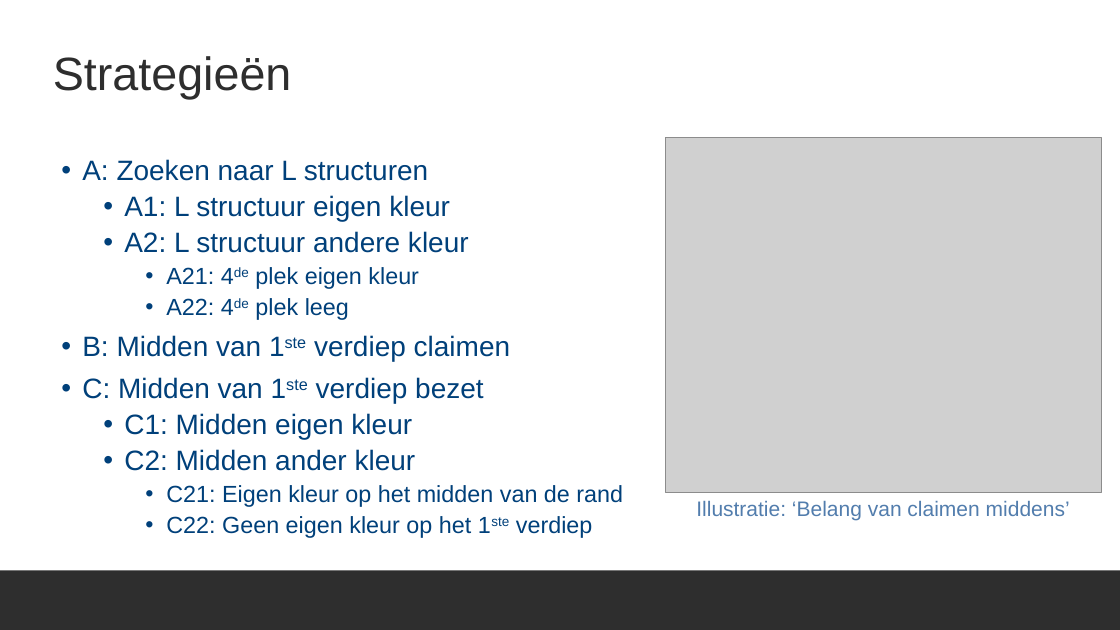
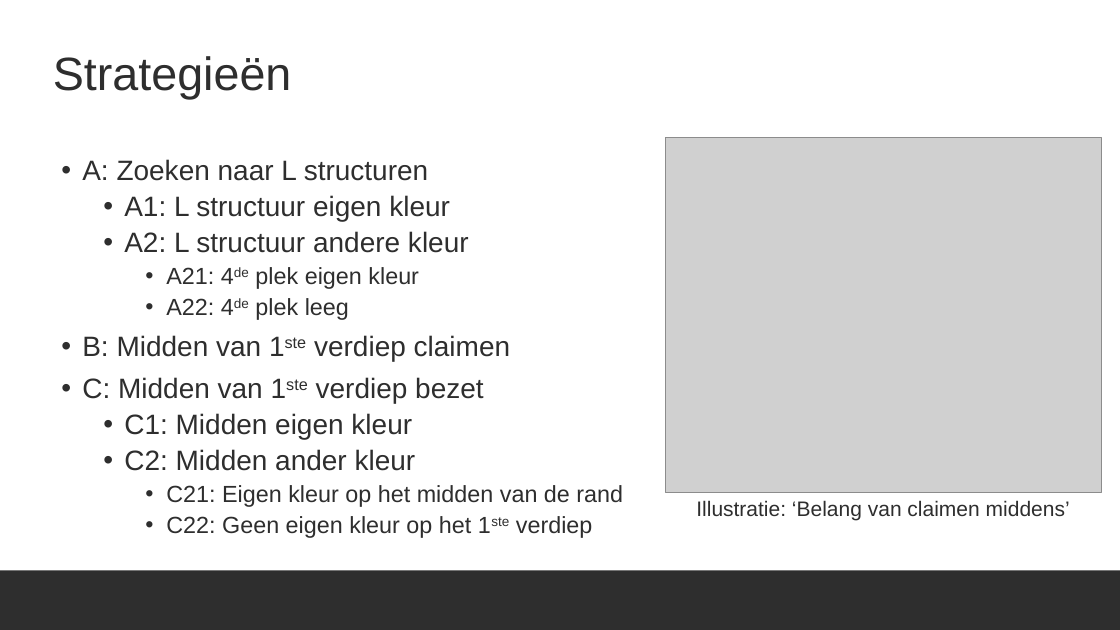
Before and after one commit to ro-per/PylosGamingBot, a slide deck: slide 8 of Presentation.pptx. Drawn at 1120x630 pixels with LibreOffice and Linux fonts; fonts in the diff are those of the drawing; grey boxes stand for pictures; background and template pictures are left out. Boxes give left, top, right and bottom in pixels: in the first picture for what was removed or moved away, otherwise in the second. Text is boxed around its words. In the diff, an @@ line names an element or a change of style, - is before the commit and + after.

```diff
--- a/Presentation.pptx
+++ b/Presentation.pptx
@@ text "A: Zoeken naar L structuren" at (82,159,623,538): text colour #00407A to #2E2E2E @@
@@ text "Illustratie: ‘Belang van claimen middens’" at (696,500,1070,520): text colour #527DAD to #2E2E2E @@
```
Also in this commit, not shown: 6 other slides changed.
